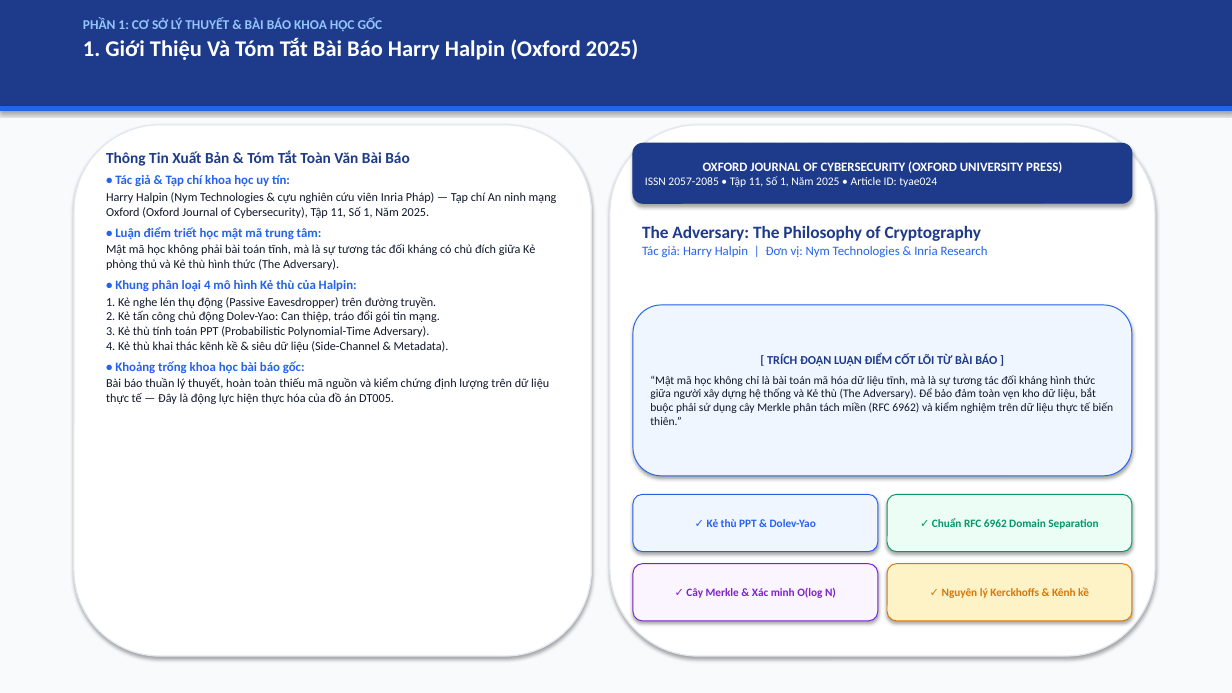
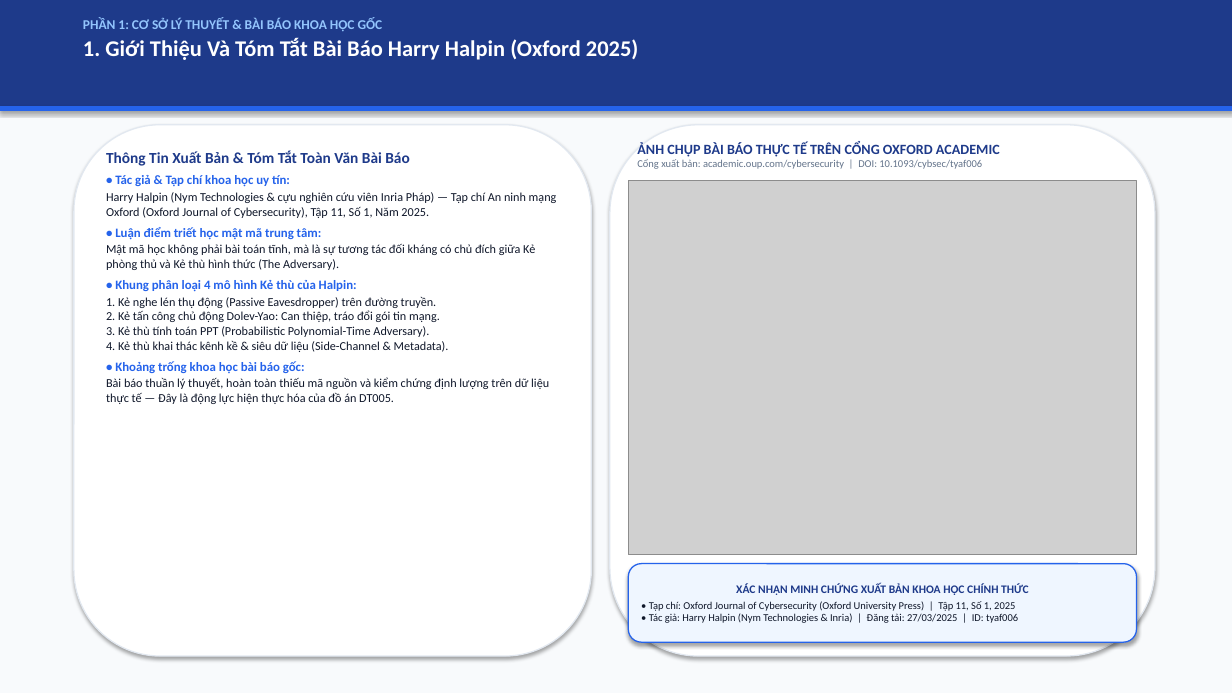
Before and after one commit to kietvo5924/ATBMHTTT_DT005_FileIntegrity, a slide deck: slide 2 of docs/Bao_Cao_Giua_Ky_DT05.pptx. Drawn at 1232x693 pixels with LibreOffice and Linux fonts; fonts in the diff are those of the drawing; grey boxes stand for pictures. Boxes give left, top, right and bottom in pixels: in the first picture for what was removed or moved away, otherwise in the second. Text is boxed around its words. In the diff, an @@ line names an element or a change of style, - is before the commit and + after.

Commit message:
feat(slide2): replace right academic card with authentic Oxford Academic web article screenshot

```diff
--- a/docs/Bao_Cao_Giua_Ky_DT05.pptx
+++ b/docs/Bao_Cao_Giua_Ky_DT05.pptx
@@ text "ẢNH CHỤP BÀI BÁO THỰC ..." moved from (x1=633, y1=143, x2=1132, y2=203) to (x1=637, y1=142, x2=1000, y2=169) @@
@@ text "ẢNH CHỤP BÀI BÁO THỰC ..." at (x1=637, y1=142, x2=1000, y2=169): vertical alignment middle to top; fill #1E3A8A to none; outline #1E3A8A 0.75 pt to none; shadow off @@
@@ text at (x1=637, y1=142, x2=1000, y2=169): text changed; size 10 to 8.2 pt; text colour #FFFFFF to #64748B; bold off @@
-OXFORD JOURNAL OF CYBERSECURITY (OXFORD UNIVERSITY PRESS)
-ISSN 2057-2085 • Tập 11, Số 1, Năm 2025 • Article ID: tyae024
+ẢNH CHỤP BÀI BÁO THỰC TẾ TRÊN CỔNG OXFORD ACADEMIC
+Cổng xuất bản: academic.oup.com/cybersecurity | DOI: 10.1093/cybsec/tyaf006
@@ picture added at (x1=628, y1=180, x2=1137, y2=555) @@
@@ text removed at (x1=642, y1=226, x2=988, y2=257) @@
-The Adversary: The Philosophy of Cryptography
-Tác giả: Harry Halpin | Đơn vị: Nym Technologies & Inria Research
@@ rounded rectangle removed at (x1=633, y1=305, x2=1132, y2=476) @@
-[ TRÍCH ĐOẠN LUẬN ĐIỂM CỐT LÕI TỪ BÀI BÁO ]
-“Mật mã học không chỉ là bài toán mã hóa dữ liệu tĩnh, mà là sự tương tác đối kháng hình thức giữa người xây dựng hệ thống và Kẻ thù (The Adversary). Để bảo đảm toàn vẹn kho dữ liệu, bắt buộc phải sử dụng cây Merkle phân tách miền (RFC 6962) và kiểm nghiệm trên dữ liệu thực tế biến thiên.”
@@ rounded rectangle removed at (x1=633, y1=494, x2=878, y2=552) @@
-✓ Kẻ thù PPT & Dolev-Yao
@@ rounded rectangle removed at (x1=887, y1=494, x2=1132, y2=552) @@
-✓ Chuẩn RFC 6962 Domain Separation
@@ rounded rectangle added at (x1=628, y1=564, x2=1137, y2=642), fill #EFF6FF, outline #2563EB 1 pt, 8.2 pt, text #0F172A @@
+XÁC NHẬN MINH CHỨNG XUẤT BẢN KHOA HỌC CHÍNH THỨC
+• Tạp chí: Oxford Journal of Cybersecurity (Oxford University Press) | Tập 11, Số 1, 2025
+• Tác giả: Harry Halpin (Nym Technologies & Inria) | Đăng tải: 27/03/2025 | ID: tyaf006
@@ rounded rectangle removed at (x1=633, y1=564, x2=878, y2=621) @@
-✓ Cây Merkle & Xác minh O(log N)
@@ rounded rectangle removed at (x1=887, y1=564, x2=1132, y2=621) @@
-✓ Nguyên lý Kerckhoffs & Kênh kề
```
Also in this commit, not shown: 4 other files.
